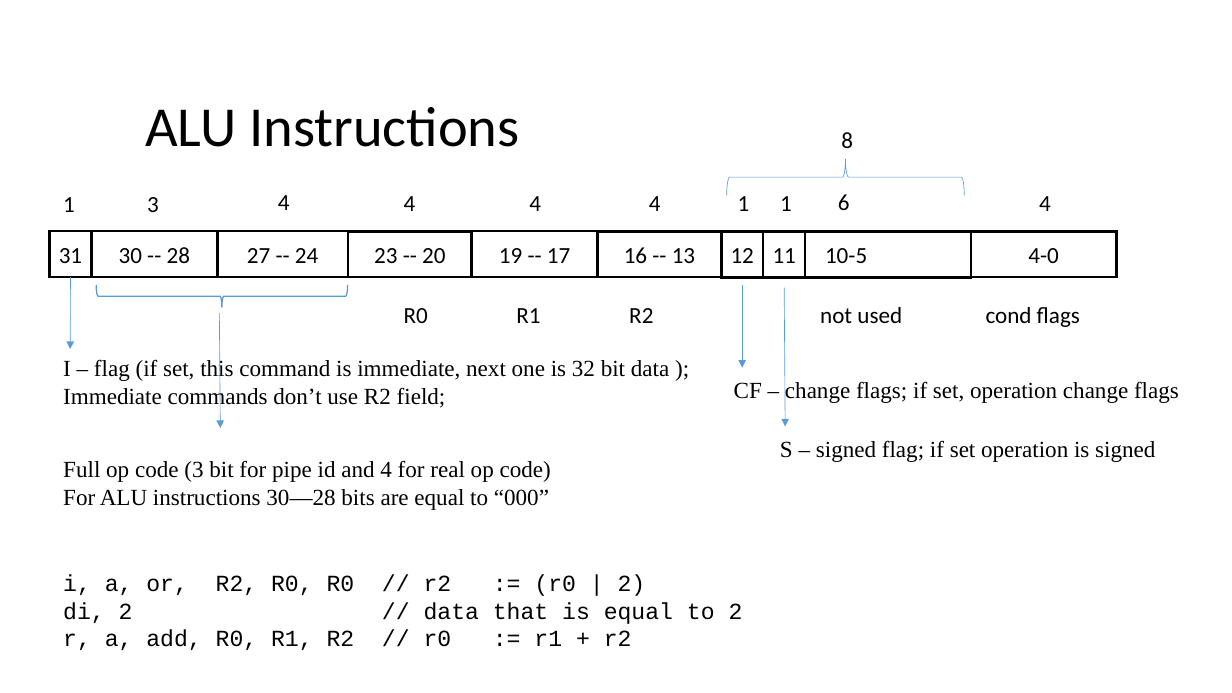
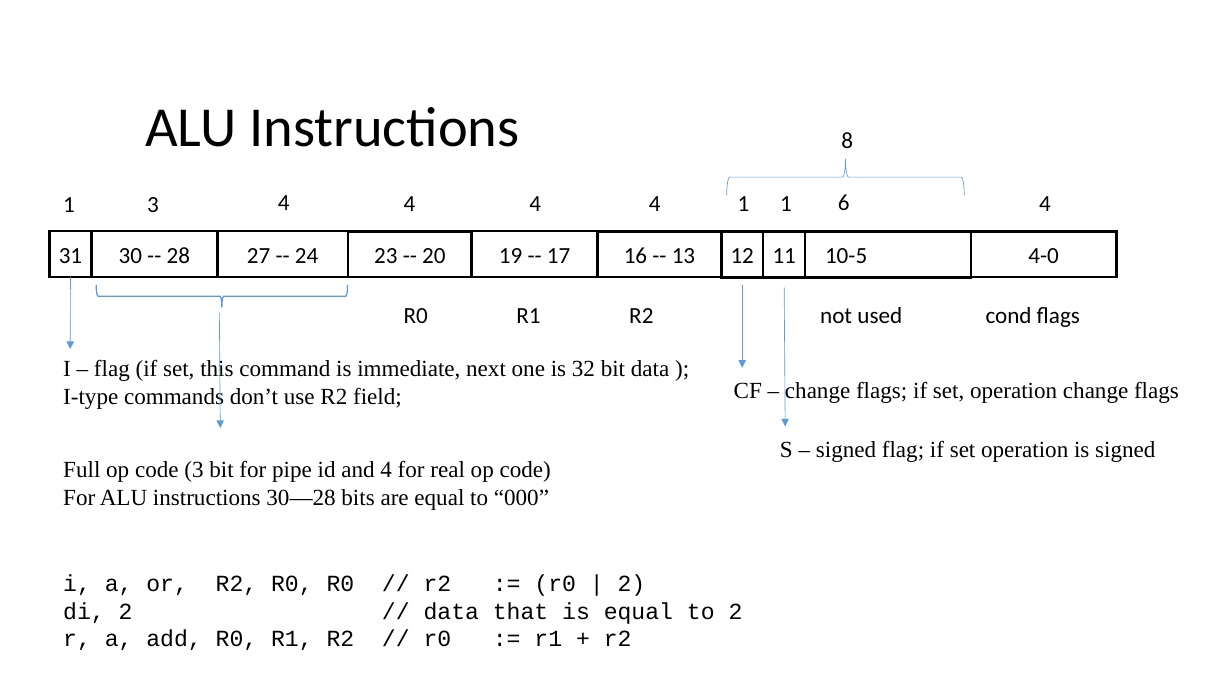
Before and after one commit to FROL256/argon-cpu, a slide deck: slide 2 of DOC/isa_encoding.pptx. Drawn at 1232x693 pixels with LibreOffice and Linux fonts; fonts in the diff are those of the drawing. Boxes give left, top, right and bottom in pixels: in the first picture for what was removed or moved away, otherwise in the second. Text is boxed around its words. In the diff, an @@ line names an element or a change of style, - is before the commit and + after.

```diff
--- a/DOC/isa_encoding.pptx
+++ b/DOC/isa_encoding.pptx
@@ text at box(63, 386, 402, 410): text changed @@
-Immediate commands don’t use R2 field;
+I-type commands don’t use R2 field;
```
Also in this commit, not shown: 1 other slide changed, 3 other files.
